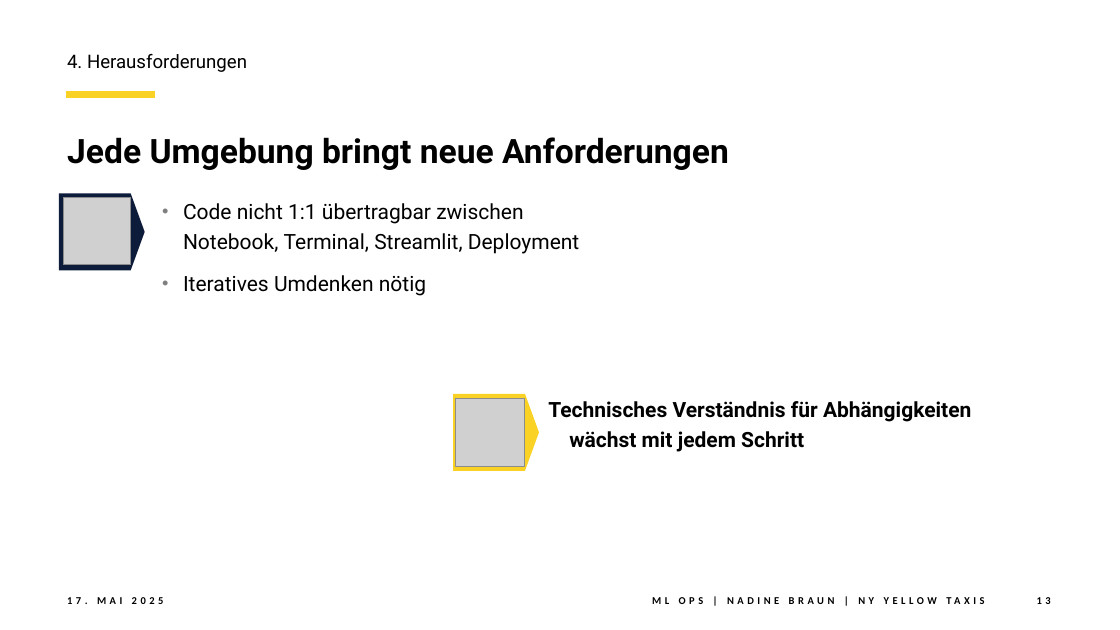
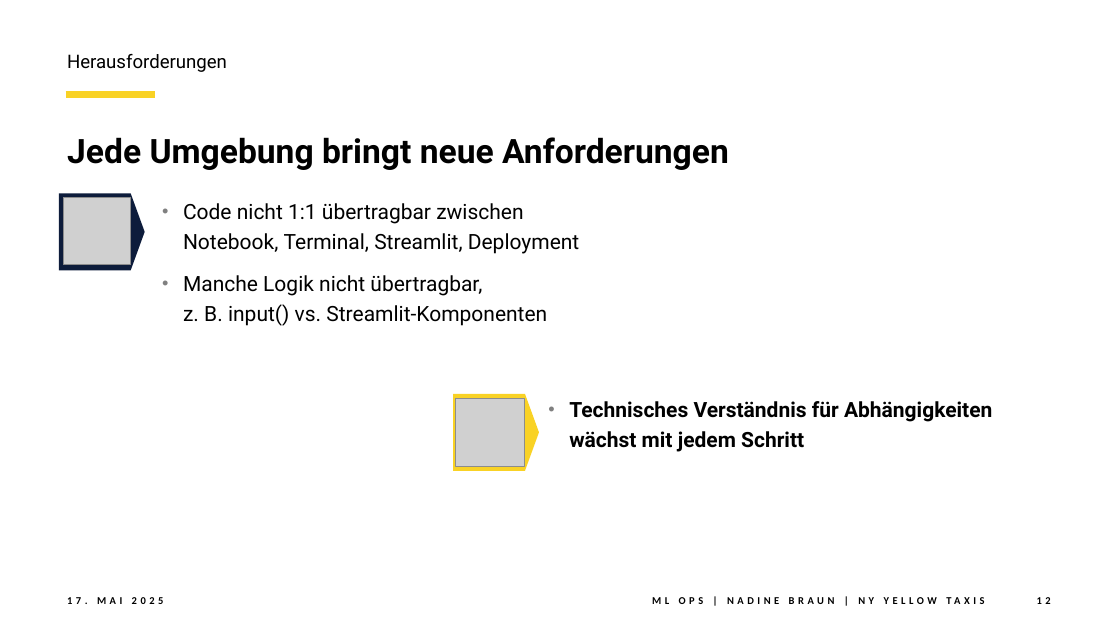
Before and after one commit to NadineBraun/MLOpsnb155, a slide deck: slide 12 of ML_Ops_NYYellowTaxi_nb155.pptx (slide 13 before the commit). Drawn at 1120x630 pixels with LibreOffice and Linux fonts; fonts in the diff are those of the drawing; grey boxes stand for pictures. Boxes give left, top, right and bottom in pixels: in the first picture for what was removed or moved away, otherwise in the second. Text is boxed around its words. In the diff, an @@ line names an element or a change of style, - is before the commit and + after.

```diff
--- a/ML_Ops_NYYellowTaxi_nb155.pptx
+++ b/ML_Ops_NYYellowTaxi_nb155.pptx
@@ text at <box>67,54,227,72</box>: text changed @@
-4. Herausforderungen
+Herausforderungen
@@ text at <box>183,275,547,326</box>: text changed @@
-• Iteratives Umdenken nötig
+• Manche Logik nicht übertragbar,
+  z. B. input() vs. Streamlit-Komponenten
@@ text "Technisches Verständnis für Abhängigkeiten wächst ..." at <box>569,401,992,452</box>: bullet none to • @@
```
Also in this commit, not shown: 14 other slides changed, 1 other file.
